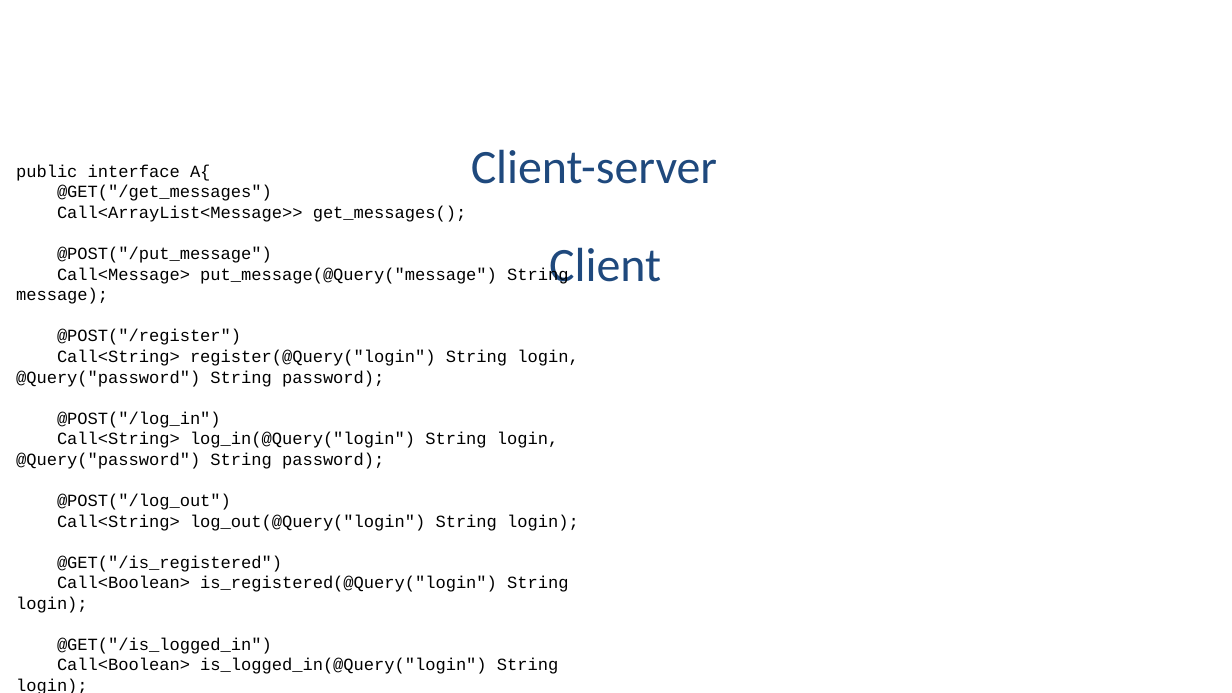
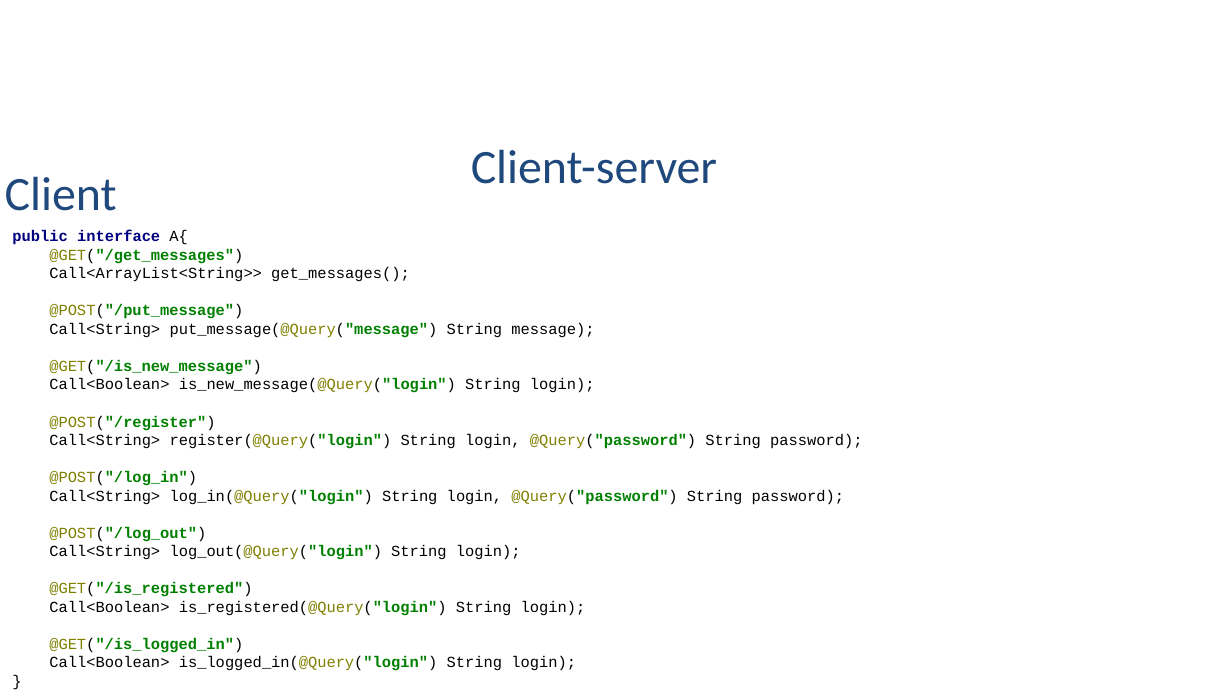
Before and after one commit to Vaneyk1973/FinalProject, a slide deck: slide 5 of Путь к вершине.pptx. Drawn at 1232x693 pixels with LibreOffice and Linux fonts; fonts in the diff are those of the drawing; background and template pictures are left out. Boxes give left, top, right and bottom in pixels: in the first picture for what was removed or moved away, otherwise in the second. Text is boxed around its words. In the diff, an @@ line names an element or a change of style, - is before the commit and + after.

```diff
--- a/Путь к вершине.pptx
+++ b/Путь к вершине.pptx
@@ text "Client": place and size @@
-text "Client" at (549, 247, 661, 284)
+text "Client" at (5, 176, 117, 211)
@@ text at (12, 230, 862, 671): text changed; size 10 to 9 pt @@
-public interface A{
-@GET("/get_messages")
-Call<ArrayList<Message>> get_messages();
-@POST("/put_message")
-Call<Message> put_message(@Query("message") String message);
-@POST("/register")
-Call<String> register(@Query("login") String login, @Query("password") String password);
-@POST("/log_in")
-Call<String> log_in(@Query("login") String login, @Query("password") String password);
-@POST("/log_out")
-Call<String> log_out(@Query("login") String login);
-@GET("/is_registered")
-Call<Boolean> is_registered(@Query("login") String login);
-@GET("/is_logged_in")
-Call<Boolean> is_logged_in(@Query("login") String login);
-}
+public interface A{
+@GET("/get_messages")
+Call<ArrayList<String>> get_messages();
+@POST("/put_message")
+Call<String> put_message(@Query("message") String message);
+@GET("/is_new_message")
+Call<Boolean> is_new_message(@Query("login") String login);
+@POST("/register")
+Call<String> register(@Query("login") String login, @Query("password") String password);
+@POST("/log_in")
+Call<String> log_in(@Query("login") String login, @Query("password") String password);
+@POST("/log_out")
+Call<String> log_out(@Query("login") String login);
+@GET("/is_registered")
+Call<Boolean> is_registered(@Query("login") String login);
+@GET("/is_logged_in")
+Call<Boolean> is_logged_in(@Query("login") String login);
+}
```
Also in this commit, not shown: 3 other slides changed.
